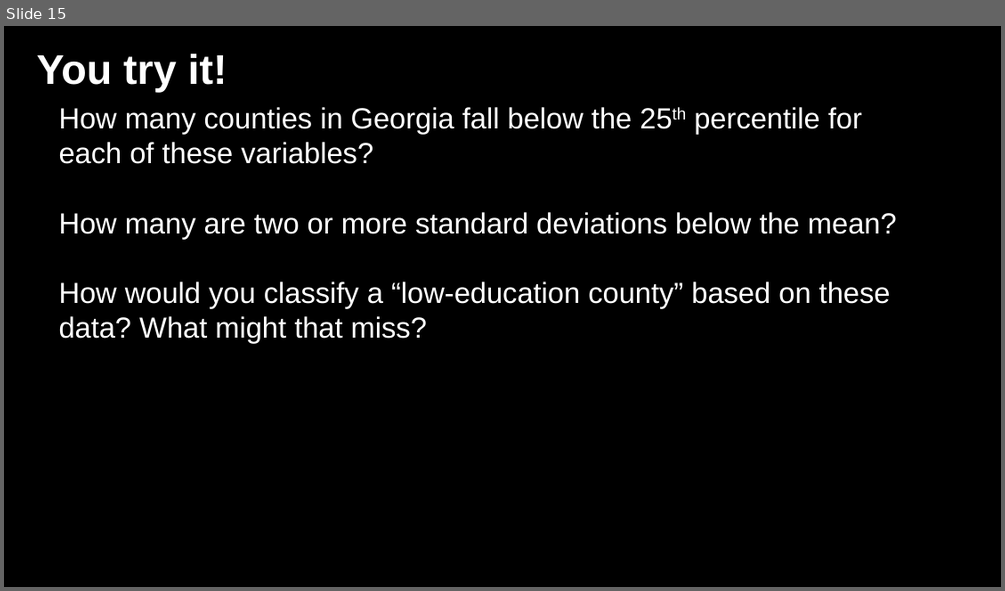
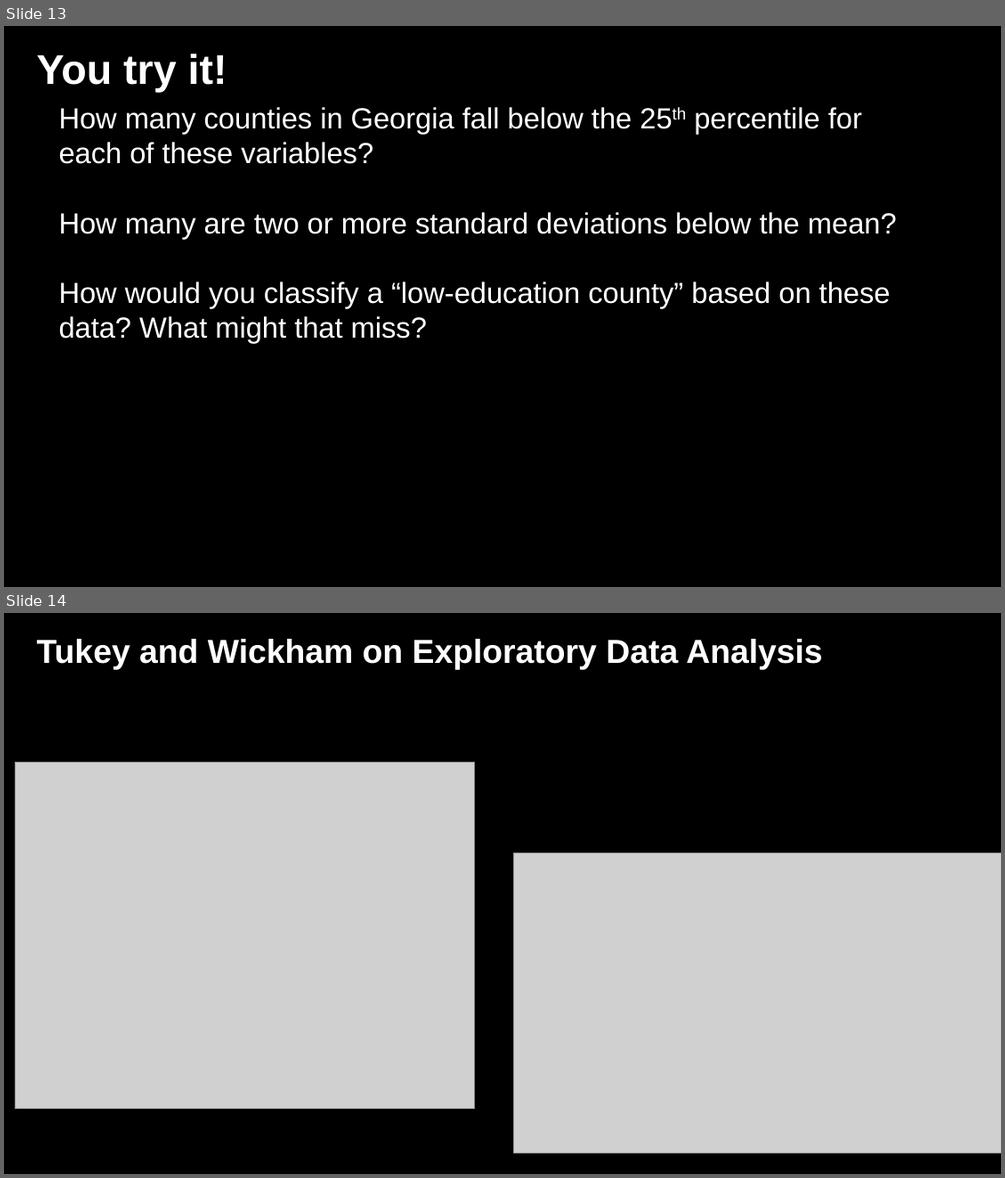
Before and after one commit to jshannon75/geog4300, a slide deck: in_class_slides/geog4300_W03-1 Classification and descriptive stats.pptx. Shown one above the other, each under a label of ours: slide 15 before the commit, slides 13 and 14 after it. The pictures are 1005x591 and 1005x1178 pixels, drawn with LibreOffice and Linux fonts; fonts in the diff are those of the drawing; grey boxes stand for pictures; background and template pictures are left out. Boxes give left, top, right and bottom in pixels: in the first picture for what was removed or moved away, otherwise in the second. Text is boxed around its words. In the diff, an @@ line names an element or a change of style, - is before the commit and + after.

```diff
--- a/in_class_slides/geog4300_W03-1 Classification and descriptive stats.pptx
+++ b/in_class_slides/geog4300_W03-1 Classification and descriptive stats.pptx
@@ slide 14 added at (4, 613, 1001, 1174), background picture (left out) @@
@@ text added at (37, 639, 822, 670), 32 pt, text #FFFFFF, bold @@
+Tukey and Wickham on Exploratory Data Analysis
@@ picture added at (16, 762, 474, 1108) @@
@@ picture added at (513, 853, 1001, 1152) @@
@@ what was slide 15 is now slide 13 @@
```
Also in this commit, not shown: 2 slides changed, 3 other slides added, 5 slides removed, 1 other file.
